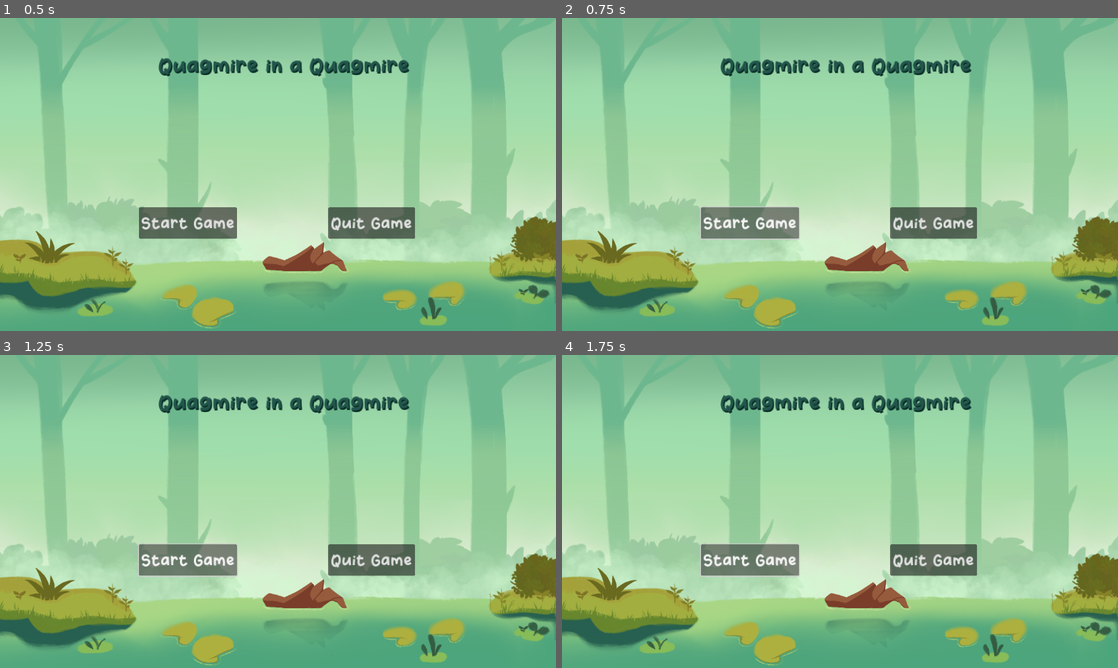
Above: before the commit, frames 1-4 (two rows, left to right).
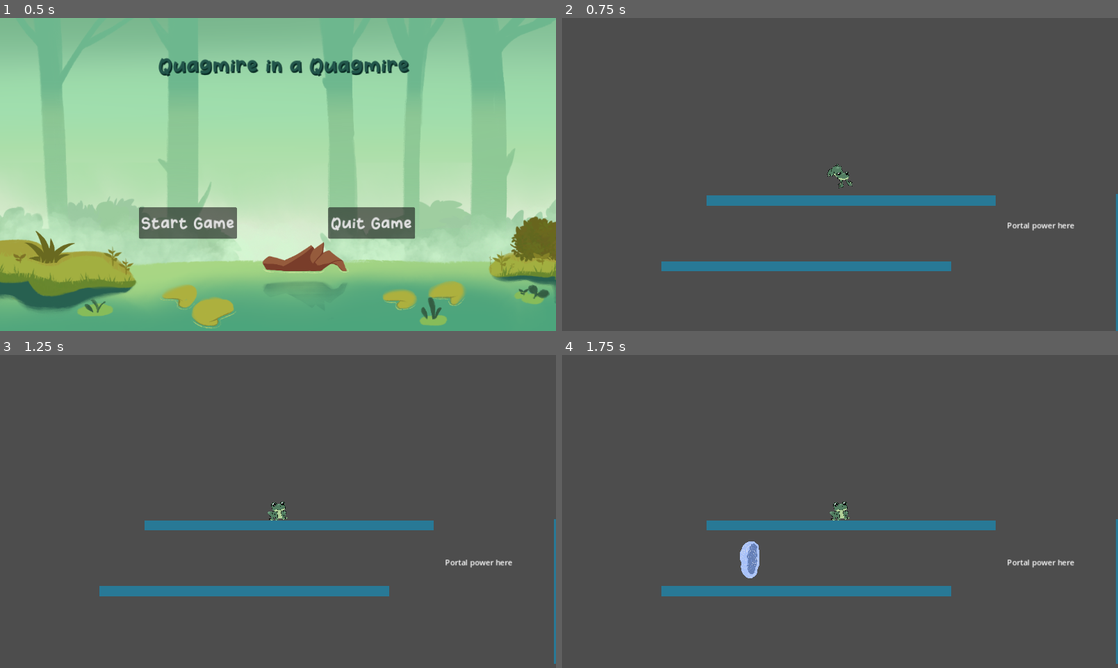
Above: after the commit, the same moments.

Repository: CISC204-S25/final-project-team-1
Game: Godot game, scene res://title_screen.tscn
The game is run twice, just before and just after one commit, with the same random seed, the same clock (stepped at 60 frames per second) and the same inputs.
Inputs (mouse positions are in pixels of both pictures, inside the frame that each line leads up to):
- Up to frame 1 (0.5 s): no input
- Up to frame 2 (0.75 s): click "Start Game" at 0.5 s
- Up to frame 3 (1.25 s): no input
- Up to frame 4 (1.75 s): click (751, 561) at 1.25 s, where only the run before the commit has a clickable "Start Game"

Frame 1 is identical in both runs. In frame 2, 99% of the frame differs, in the area x 0-100%, y 0-100%; in frame 3, 99%; in frame 4, 99%.

Commit message:
Player 1 Animations
Set up player 1 animations with some bugs to work out (needs to face the last direction when idle). Connected Title Screen to Level 1

Diff:
--- a/team1_finalproject/player_1_jumper.gd
+++ b/team1_finalproject/player_1_jumper.gd
@@ -2,13 +2,17 @@
 
 
 const SPEED = 300.0
-const JUMP_VELOCITY = -400.0
+const JUMP_VELOCITY = -500.0
+
+@onready var sprite = $AnimatedSprite2D
+
 
 
 func _physics_process(delta: float) -> void:
 	# Add the gravity.
 	if not is_on_floor():
 		velocity += get_gravity() * delta
+
 
 	# Handle jump.
 	if Input.is_action_just_pressed("jump") and is_on_floor():
@@ -17,9 +21,28 @@
 	# Get the input direction and handle the movement/deceleration.
 	# As good practice, you should replace UI actions with custom gameplay actions.
 	var direction := Input.get_axis("move_leftp1", "move_rightp1")
-	if direction:
+	if direction !=0:
 		velocity.x = direction * SPEED
 	else:
 		velocity.x = move_toward(velocity.x, 0, SPEED)
 
+
 	move_and_slide()
+
+#animations
+	if not is_on_floor():
+		sprite.flip_h = direction < 0
+		if velocity.y < 0:
+			if sprite.animation != "jump":
+				sprite.play("jump")
+		elif velocity.y > 0:
+			if sprite.animation != "fall":
+				sprite.play("fall")
+	else:
+		if direction != 0:
+			var walk_animation = "move_right" if direction > 0 else "move_left"
+			if sprite.animation != walk_animation:
+				sprite.play(walk_animation)
+		else:
+			if sprite.animation != "idle":
+				sprite.play("idle")
--- a/team1_finalproject/player_1_jumper.tscn
+++ b/team1_finalproject/player_1_jumper.tscn
@@ -1,10 +1,70 @@
-[gd_scene load_steps=4 format=3 uid="uid://cgs5efdpmht1w"]
+[gd_scene load_steps=10 format=3 uid="uid://cgs5efdpmht1w"]
 
 [ext_resource type="Script" path="res://player_1_jumper.gd" id="1_1k48e"]
+[ext_resource type="Texture2D" uid="uid://i60rwqs5810e" path="res://Sprites/FrogSprites/Rsit.png" id="2_0qv1r"]
 [ext_resource type="Texture2D" uid="uid://cwq5koawfsc3d" path="res://Sprites/FrogSprites/LSit.png" id="2_nhw26"]
+[ext_resource type="Texture2D" uid="uid://dvxdbj4vnpn5d" path="res://Sprites/FrogSprites/Rjump.png" id="3_qvp05"]
+[ext_resource type="Texture2D" uid="uid://c3bq6o1yyn168" path="res://Sprites/FrogSprites/Ljump.png" id="4_230x7"]
+[ext_resource type="Texture2D" uid="uid://cuvlk6npusv7y" path="res://Sprites/FrogSprites/Lland.png" id="5_3057y"]
+[ext_resource type="Texture2D" uid="uid://bxlpjqaekmg5n" path="res://Sprites/FrogSprites/Rland.png" id="7_m6nr8"]
 
 [sub_resource type="RectangleShape2D" id="RectangleShape2D_4mke3"]
 size = Vector2(155, 151)
+
+[sub_resource type="SpriteFrames" id="SpriteFrames_4uvdc"]
+animations = [{
+"frames": [{
+"duration": 1.0,
+"texture": ExtResource("7_m6nr8")
+}],
+"loop": true,
+"name": &"fall",
+"speed": 5.0
+}, {
+"frames": [{
+"duration": 1.0,
+"texture": ExtResource("2_0qv1r")
+}],
+"loop": true,
+"name": &"idle",
+"speed": 5.0
+}, {
+"frames": [{
+"duration": 1.0,
+"texture": ExtResource("3_qvp05")
+}],
+"loop": true,
+"name": &"jump",
+"speed": 5.0
+}, {
+"frames": [{
+"duration": 1.0,
+"texture": ExtResource("4_230x7")
+}, {
+"duration": 1.0,
+"texture": ExtResource("5_3057y")
+}, {
+"duration": 1.0,
+"texture": ExtResource("2_nhw26")
+}],
+"loop": true,
+"name": &"move_left",
+"speed": 6.0
+}, {
+"frames": [{
+"duration": 1.0,
+"texture": ExtResource("3_qvp05")
+}, {
+"duration": 1.0,
+"texture": ExtResource("7_m6nr8")
+}, {
+"duration": 1.0,
+"texture": ExtResource("2_0qv1r")
+}],
+"loop": true,
+"name": &"move_right",
+"speed": 6.0
+}]
 
 [node name="player_1_jumper" type="CharacterBody2D"]
 script = ExtResource("1_1k48e")
@@ -14,9 +74,9 @@
 position = Vector2(3.5, -2.5)
 shape = SubResource("RectangleShape2D_4mke3")
 
-[node name="Placeholder" type="Sprite2D" parent="."]
-position = Vector2(9.53674e-07, 9.53674e-07)
+[node name="Camera2D" type="Camera2D" parent="."]
+
+[node name="AnimatedSprite2D" type="AnimatedSprite2D" parent="."]
 scale = Vector2(0.15, 0.15)
-texture = ExtResource("2_nhw26")
-
-[node name="Camera2D" type="Camera2D" parent="."]
+sprite_frames = SubResource("SpriteFrames_4uvdc")
+animation = &"fall"
--- a/team1_finalproject/project.godot
+++ b/team1_finalproject/project.godot
@@ -34,6 +34,7 @@
 jump={
 "deadzone": 0.5,
 "events": [Object(InputEventKey,"resource_local_to_scene":false,"resource_name":"","device":-1,"window_id":0,"alt_press …(191 unchanged characters)…
+, Object(InputEventKey,"resource_local_to_scene":false,"resource_name":"","device":-1,"window_id":0,"alt_pressed":false,"shift_pressed":false,"ctrl_pressed":false,"meta_pressed":false,"pressed":false,"keycode":0,"physical_keycode":87,"key_label":0,"unicode":119,"location":0,"echo":false,"script":null)
 ]
 }
 move_leftp1={
--- a/team1_finalproject/title_screen.gd
+++ b/team1_finalproject/title_screen.gd
@@ -15,7 +15,7 @@
 
 func _on_start_game_button_pressed() -> void:
 	pass
-	#get_tree().change_scene_to_file("res://[insertlevel1scenehere]")
+	get_tree().change_scene_to_file("res://level_1.tscn")
 
 
 
